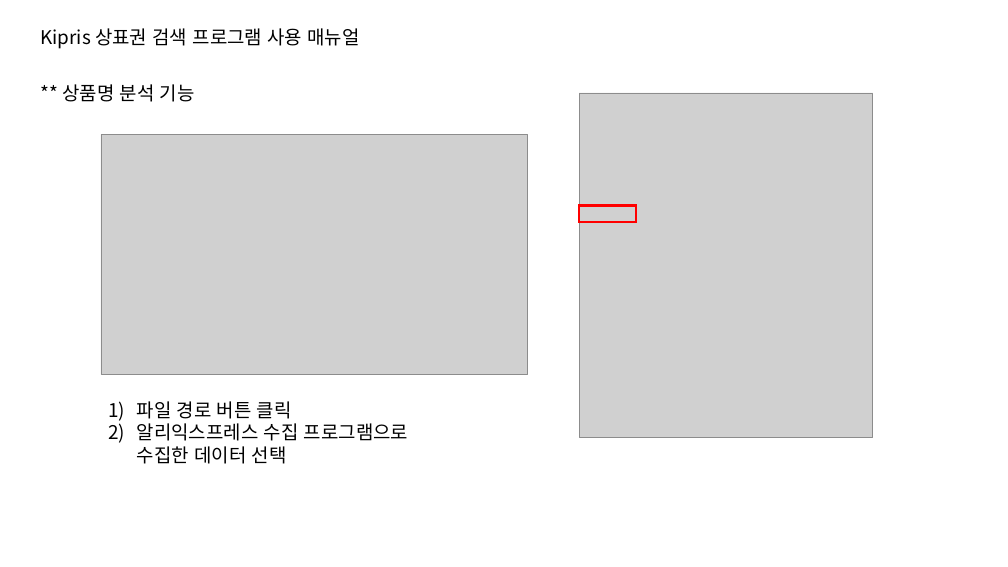
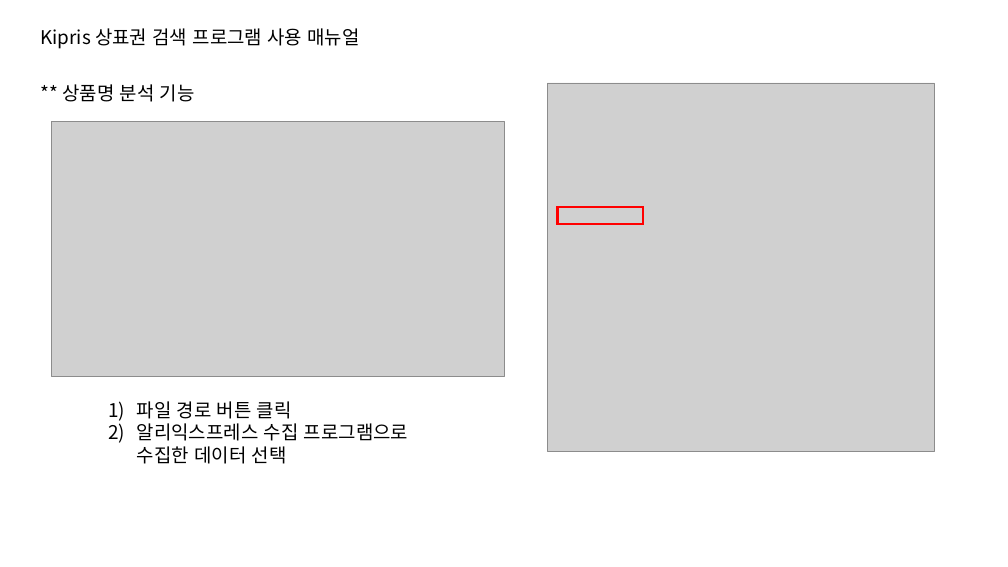
Before and after one commit to TomLee9903/TomLee9903, a slide deck: slide 8 of ScratchingKipris/사용매뉴얼.pptx. Drawn at 1008x567 pixels with LibreOffice and Linux fonts; fonts in the diff are those of the drawing; grey boxes stand for pictures. Boxes give left, top, right and bottom in pixels: in the first picture for what was removed or moved away, otherwise in the second. Text is boxed around its words. In the diff, an @@ line names an element or a change of style, - is before the commit and + after.

```diff
--- a/ScratchingKipris/사용매뉴얼.pptx
+++ b/ScratchingKipris/사용매뉴얼.pptx
@@ picture: place and size @@
-picture at (579, 93, 873, 438)
+picture at (547, 83, 935, 451)
@@ picture: place and size @@
-picture at (101, 135, 528, 375)
+picture at (51, 121, 504, 376)
@@ rectangle: place and size @@
-rectangle at (579, 206, 636, 222)
+rectangle at (558, 207, 644, 225)
```
Also in this commit, not shown: 8 other slides changed, 2 slides added, 2 other files.
